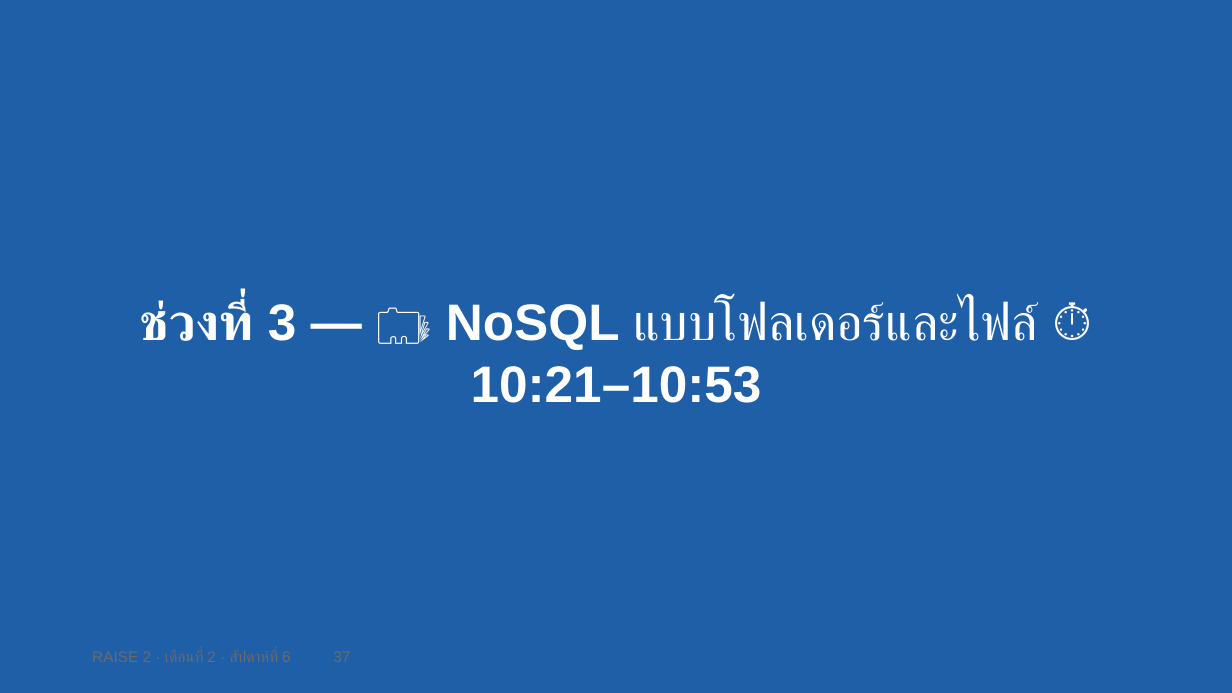
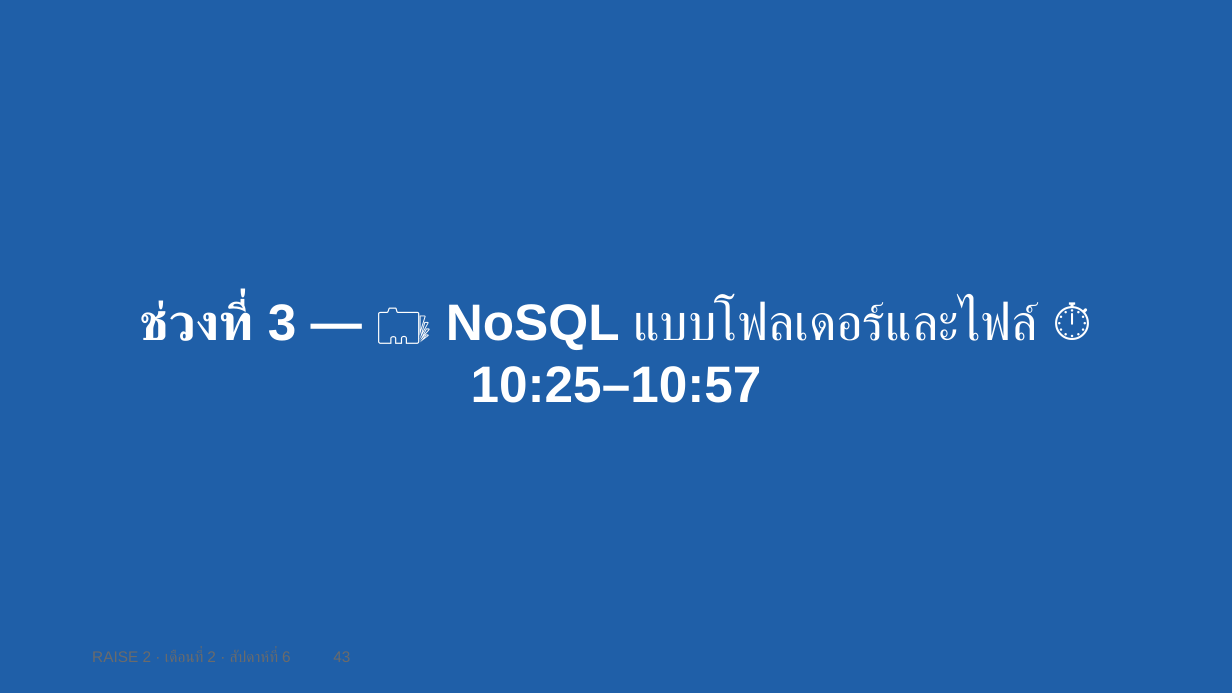
Before and after one commit to cnacha-mfu/raise2-module2, a slide deck: slide 43 of materials/week6/w6-slides.pptx (slide 37 before the commit). Drawn at 1232x693 pixels with LibreOffice and Linux fonts; fonts in the diff are those of the drawing. Boxes give left, top, right and bottom in pixels: in the first picture for what was removed or moved away, otherwise in the second. Text is boxed around its words. In the diff, an @@ line names an element or a change of style, - is before the commit and + after.

```diff
--- a/materials/week6/w6-slides.pptx
+++ b/materials/week6/w6-slides.pptx
@@ text at (140,301,1039,403): text changed @@
-ช่วงที่ 3 — 🗂️ NoSQL แบบโฟลเดอร์และไฟล์ ⏱ 10:21–10:53
+ช่วงที่ 3 — 🗂️ NoSQL แบบโฟลเดอร์และไฟล์ ⏱ 10:25–10:57
```
Also in this commit, not shown: 71 other slides changed, 3 slides added, 5 other files.
